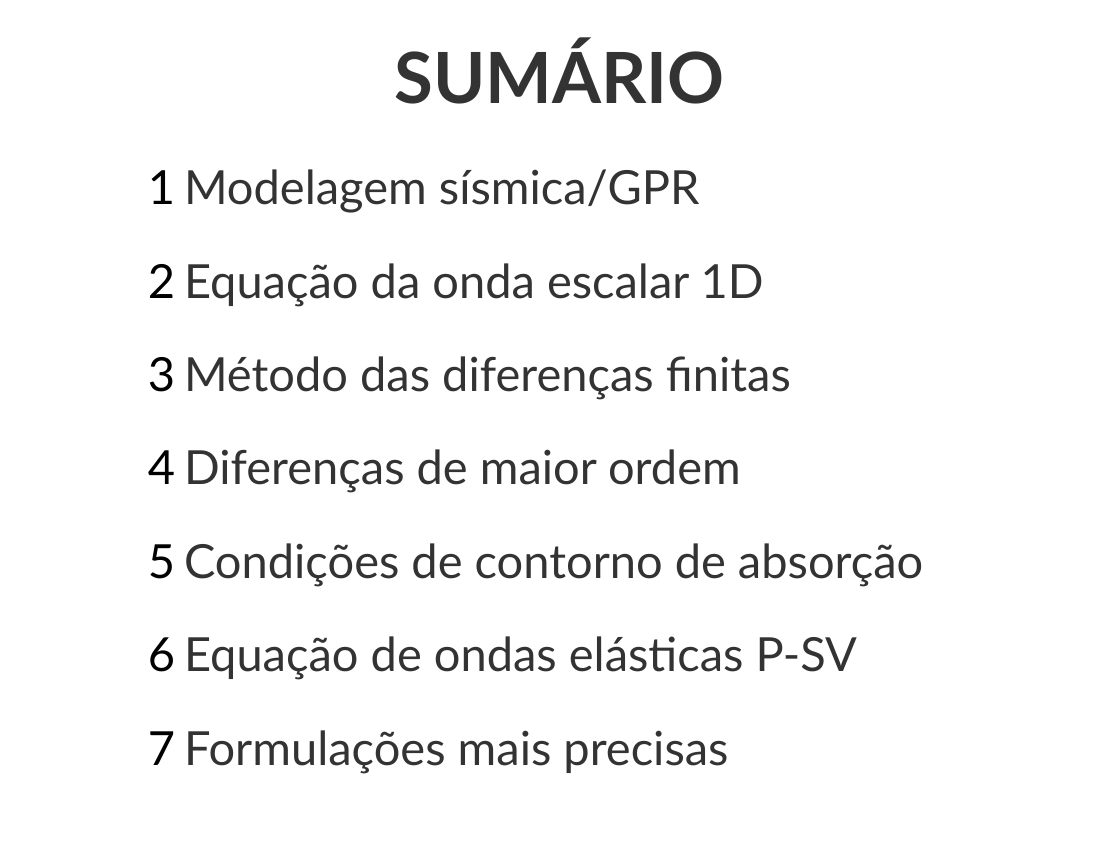
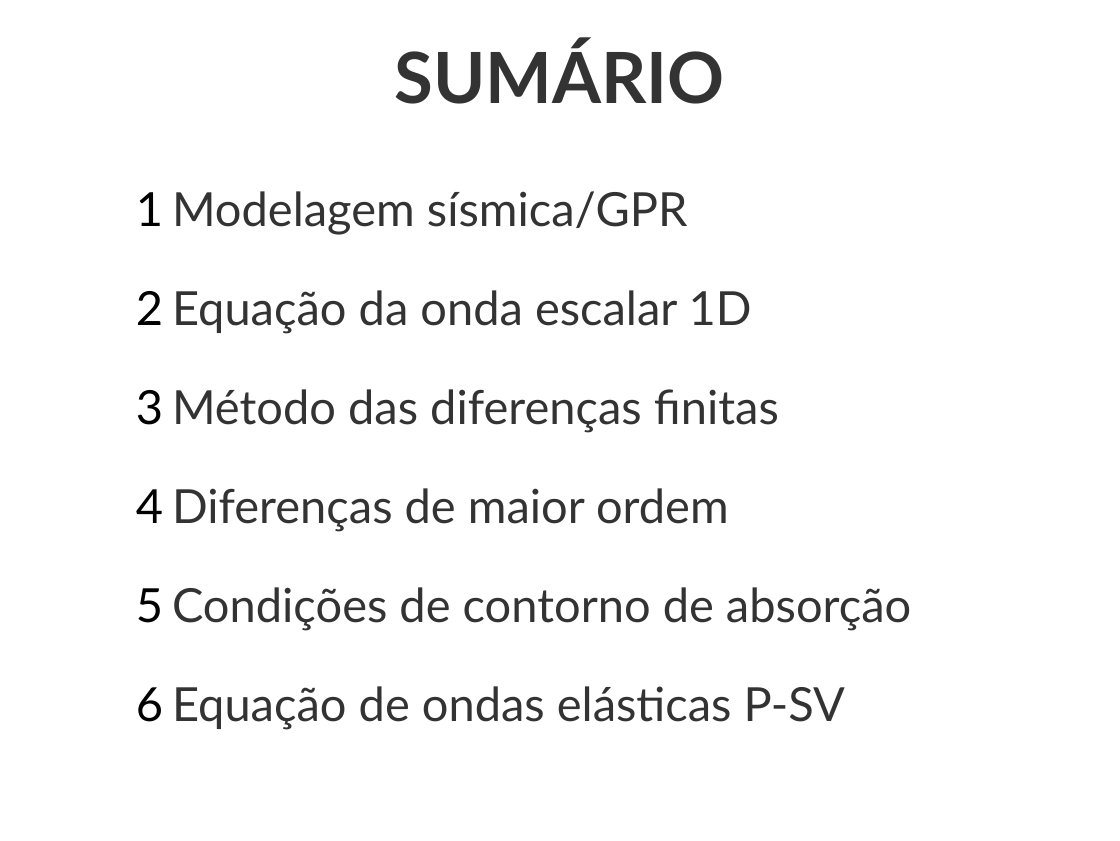
Before and after one commit to leouieda/aula-diferencas-finitas, a slide deck: slide 2 of modelagem-direta-diferencas-finitas.odp. Drawn at 1120x841 pixels with LibreOffice and Linux fonts; fonts in the diff are those of the drawing. Boxes give left, top, right and bottom in pixels: in the first picture for what was removed or moved away, otherwise in the second. Text is boxed around its words. In the diff, an @@ line names an element or a change of style, - is before the commit and + after.

```diff
--- a/modelagem-direta-diferencas-finitas.odp
+++ b/modelagem-direta-diferencas-finitas.odp
@@ text "Modelagem sísmica/GPR": place and size @@
-text "Modelagem sísmica/GPR" at [184,169,923,774]
+text "Modelagem sísmica/GPR" at [172,191,911,730]
@@ text "Modelagem sísmica/GPR" at [172,191,911,730]: line spacing 1.3 to 1.4 @@
@@ text at [184,730,728,774]: paragraph removed @@
-7 Formulações mais precisas
```
Also in this commit, not shown: 33 slides added, 4 other files.
